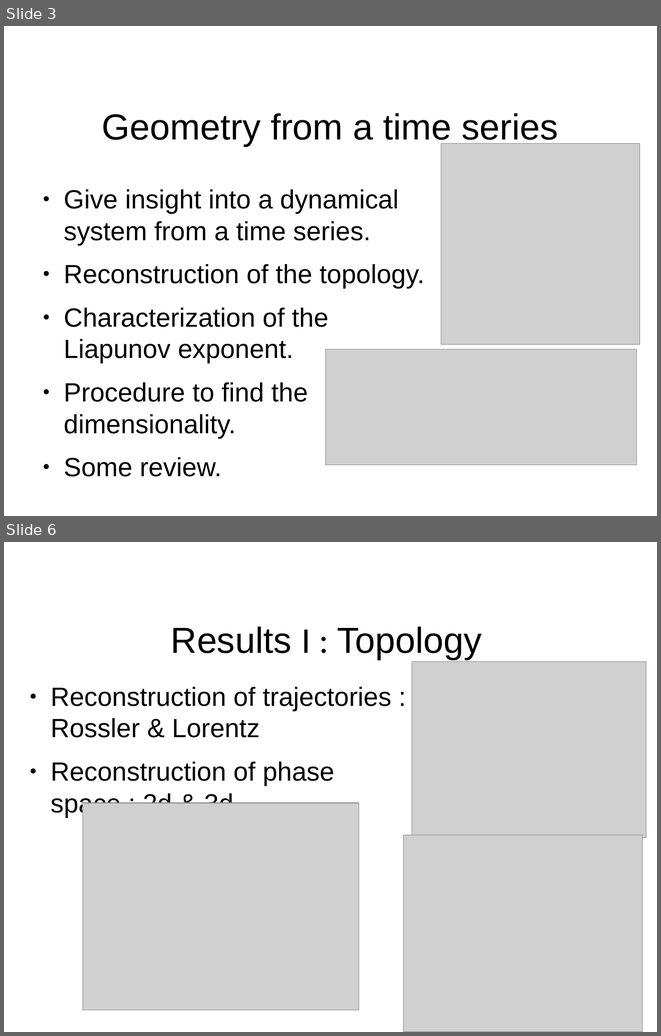
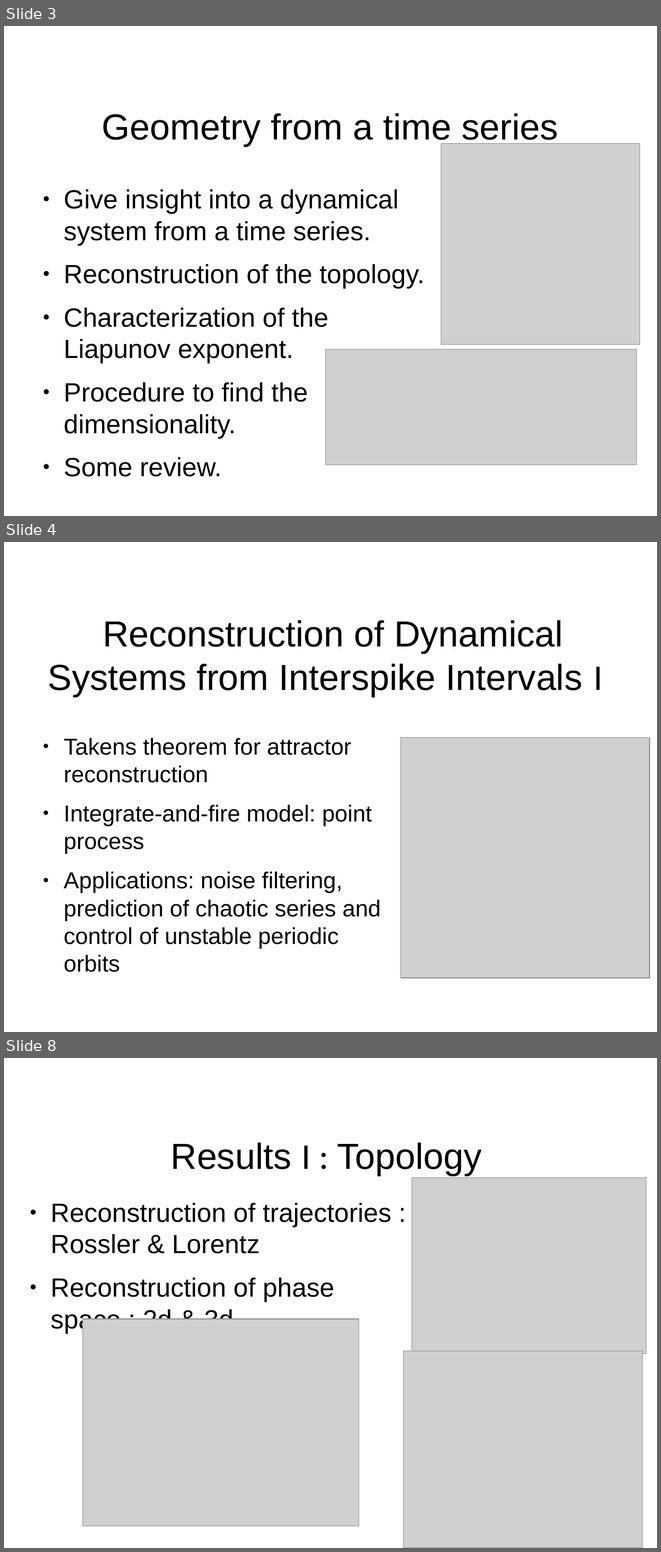
Before and after one commit to aarcascuerda/Reconstruction-of-dynamical-systems-from-ISIs, a slide deck: presentation/presentation.odp. Shown one above the other, each under a label of ours: slides 3 and 6 before the commit, slides 3, 4 and 8 after it; the slides between them are not shown. The pictures are 661x1036 and 661x1552 pixels, drawn with LibreOffice and Linux fonts; fonts in the diff are those of the drawing; grey boxes stand for pictures; background and template pictures are left out. Boxes give left, top, right and bottom in pixels: in the first picture for what was removed or moved away, otherwise in the second. Text is boxed around its words. In the diff, an @@ line names an element or a change of style, - is before the commit and + after.

```diff
--- a/presentation/presentation.odp
+++ b/presentation/presentation.odp
@@ slide 4 added at (4, 542, 657, 1032), background #FFFFFF @@
@@ title added at (48, 620, 602, 697), 44 pt, text #000000 @@
+Reconstruction of Dynamical Systems from Interspike Intervals I
@@ text added at (64, 738, 381, 972), 28 pt, text #000000 @@
+● Takens theorem for attractor reconstruction
+● Integrate-and-fire model: point process
+● Applications: noise filtering, prediction of chaotic series and control of unstable periodic orbits
@@ picture added at (401, 738, 650, 978) @@
@@ what was slide 6 is now slide 8 @@
```
Also in this commit, not shown: 2 slides changed, 2 other slides added, 1 slide removed, 2 other files.
